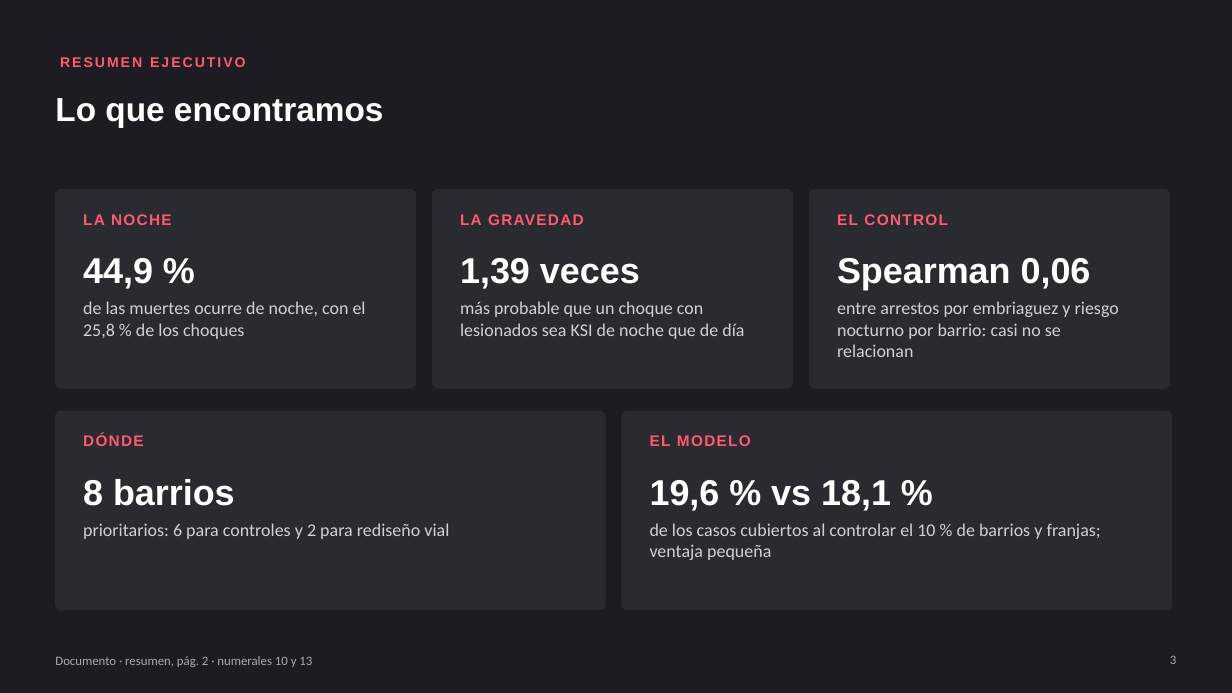
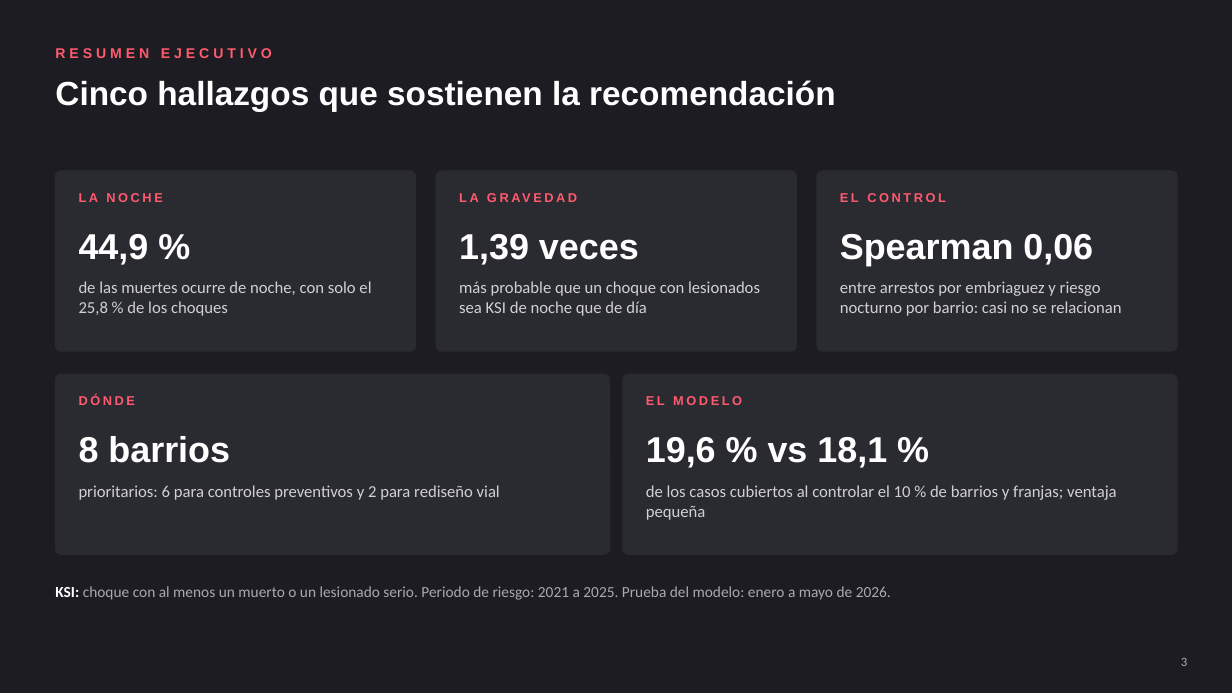
Before and after one commit to MateoJara/proyecto-nyc-bigdata, a slide deck: slide 3 of entregas/entrega_final/Presentacion_EntregaFinal_ProyectoNYC.pptx. Drawn at 1232x693 pixels with LibreOffice and Linux fonts; fonts in the diff are those of the drawing. Boxes give left, top, right and bottom in pixels: in the first picture for what was removed or moved away, otherwise in the second. Text is boxed around its words. In the diff, an @@ line names an element or a change of style, - is before the commit and + after.

Commit message:
Documento y presentación finales del equipo y evidencia de Zotero corregida

```diff
--- a/entregas/entrega_final/Presentacion_EntregaFinal_ProyectoNYC.pptx
+++ b/entregas/entrega_final/Presentacion_EntregaFinal_ProyectoNYC.pptx
@@ text "RESUMEN EJECUTIVO": place and size @@
-text "RESUMEN EJECUTIVO" at <box>60,57,246,67</box>
+text "RESUMEN EJECUTIVO" at <box>55,48,272,58</box>
@@ text "RESUMEN EJECUTIVO" at <box>55,48,272,58</box>: letter spacing 1.5 to 3 pt; more space between paragraphs @@
@@ title at <box>55,80,836,111</box>: text changed @@
-Lo que encontramos
+Cinco hallazgos que sostienen la recomendación
@@ rounded rectangle: place and size @@
-rounded rectangle at <box>55,189,416,388</box>
+rounded rectangle at <box>55,171,416,351</box>
@@ rounded rectangle: place and size @@
-rounded rectangle at <box>433,189,793,388</box>
+rounded rectangle at <box>436,171,797,351</box>
@@ rounded rectangle: place and size @@
-rounded rectangle at <box>810,189,1170,388</box>
+rounded rectangle at <box>817,171,1177,351</box>
@@ text "LA NOCHE": place and size @@
-text "LA NOCHE" at <box>83,214,172,225</box>
+text "LA NOCHE" at <box>79,193,162,202</box>
@@ text "LA GRAVEDAD": place and size @@
-text "LA GRAVEDAD" at <box>460,214,584,225</box>
+text "LA GRAVEDAD" at <box>459,189,774,213</box>
@@ text "EL CONTROL": place and size @@
-text "EL CONTROL" at <box>837,214,948,225</box>
+text "EL CONTROL" at <box>840,193,946,202</box>
@@ text "44,9 %": place and size @@
-text "44,9 %" at <box>83,258,153,289</box>
+text "44,9 %" at <box>79,234,149,265</box>
@@ text "1,39 veces": place and size @@
-text "1,39 veces" at <box>460,258,640,289</box>
+text "1,39 veces" at <box>459,234,639,265</box>
@@ text "Spearman 0,06": place and size @@
-text "Spearman 0,06" at <box>837,258,1091,290</box>
+text "Spearman 0,06" at <box>840,234,1093,266</box>
@@ text at <box>79,281,371,316</box>: text changed; size 14 to 13 pt @@
-de las muertes ocurre de noche, con el 25,8 % de los choques
+de las muertes ocurre de noche, con solo el 25,8 % de los choques
@@ text "más probable que un choque ...": place and size @@
-text "más probable que un choque ..." at <box>460,301,744,339</box>
+text "más probable que un choque ..." at <box>459,281,760,316</box>
@@ text "entre arrestos por embriaguez y ...": place and size @@
-text "entre arrestos por embriaguez y ..." at <box>837,301,1119,357</box>
+text "entre arrestos por embriaguez y ..." at <box>840,281,1122,316</box>
@@ rounded rectangle: place and size @@
-rounded rectangle at <box>55,411,605,610</box>
+rounded rectangle at <box>55,374,610,555</box>
@@ proportions changed in 5 elements at <box>55,171,416,351</box>, <box>436,171,797,351</box>, <box>817,171,1177,351</box>, <box>55,374,610,555</box>, <box>623,374,1177,555</box> @@
@@ rounded rectangle: place and size @@
-rounded rectangle at <box>622,411,1172,610</box>
+rounded rectangle at <box>623,374,1177,555</box>
@@ text "DÓNDE": place and size @@
-text "DÓNDE" at <box>83,434,144,446</box>
+text "DÓNDE" at <box>79,395,135,405</box>
@@ size 12 to 10 pt, letter spacing 1 to 2 pt in 5 elements at <box>79,193,162,202</box>, <box>459,189,774,213</box>, <box>840,193,946,202</box>, <box>79,395,135,405</box>, <box>646,396,742,405</box> @@
@@ text "EL MODELO": place and size @@
-text "EL MODELO" at <box>650,435,751,446</box>
+text "EL MODELO" at <box>646,396,742,405</box>
@@ text "8 barrios": place and size @@
-text "8 barrios" at <box>83,479,235,506</box>
+text "8 barrios" at <box>79,436,230,463</box>
@@ vertical alignment bottom to middle in 5 elements at <box>79,234,149,265</box>, <box>459,234,639,265</box>, <box>840,234,1093,266</box>, <box>79,436,230,463</box>, <box>646,437,887,468</box> @@
@@ text "19,6 % vs 18,1 %": place and size @@
-text "19,6 % vs 18,1 %" at <box>650,480,891,511</box>
+text "19,6 % vs 18,1 %" at <box>646,437,887,468</box>
@@ text at <box>79,485,500,500</box>: text changed; size 14 to 13 pt @@
-prioritarios: 6 para controles y 2 para rediseño vial
+prioritarios: 6 para controles preventivos y 2 para rediseño vial
@@ size 14 to 13 pt in 3 elements at <box>459,281,760,316</box>, <box>840,281,1122,316</box>, <box>646,485,1117,520</box> @@
@@ text "de los casos cubiertos al ...": place and size @@
-text "de los casos cubiertos al ..." at <box>650,523,1101,560</box>
+text "de los casos cubiertos al ..." at <box>646,485,1117,520</box>
@@ text added at <box>55,586,891,600</box>, 12 pt, text #A9A9B2 @@
+KSI: choque con al menos un muerto o un lesionado serio. Periodo de riesgo: 2021 a 2025. Prueba del modelo: enero a mayo de 2026.
@@ text removed at <box>55,656,312,667</box> @@
-Documento · resumen, pág. 2 · numerales 10 y 13
@@ page number: place and size @@
-page number at <box>1170,656,1176,664</box>
+page number at <box>1181,658,1187,666</box>
```
Also in this commit, not shown: 11 other slides changed, 6 slides added, 3 slides removed, 3 other files.
